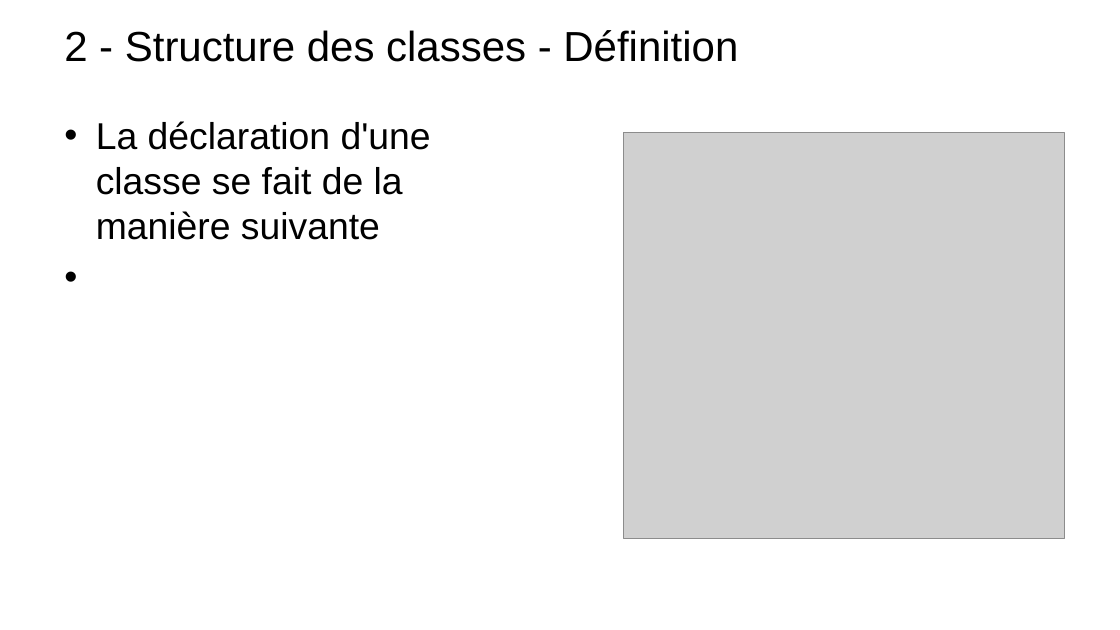
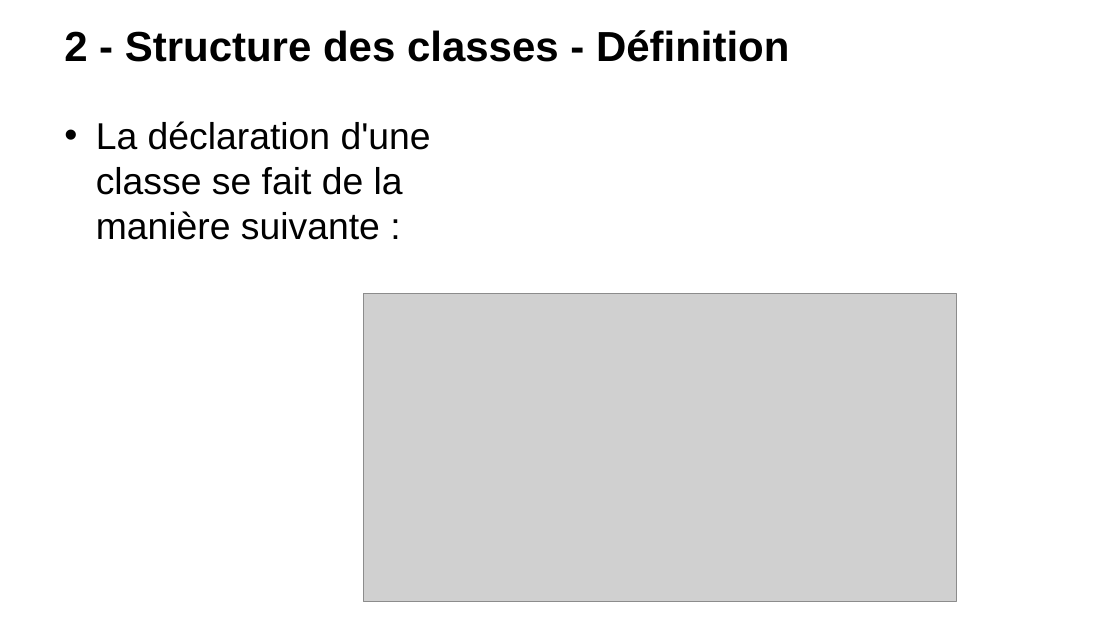
Before and after one commit to t-tortosa/cppCourses, a slide deck: slide 39 of POO.pptx. Drawn at 1120x630 pixels with LibreOffice and Linux fonts; fonts in the diff are those of the drawing; grey boxes stand for pictures; background and template pictures are left out. Boxes give left, top, right and bottom in pixels: in the first picture for what was removed or moved away, otherwise in the second. Text is boxed around its words. In the diff, an @@ line names an element or a change of style, - is before the commit and + after.

```diff
--- a/POO.pptx
+++ b/POO.pptx
@@ title "2 - Structure des classes ..." at (64,30,789,62): bold on @@
@@ text at (96,121,431,240): text changed @@
-• La déclaration d'une classe se fait de la manière suivante
+• La déclaration d'une classe se fait de la manière suivante :
@@ picture removed at (623,133,1064,539) @@
@@ picture added at (363,294,956,602) @@
```
Also in this commit, not shown: 35 other slides changed, 8 slides added, 2 other files.
